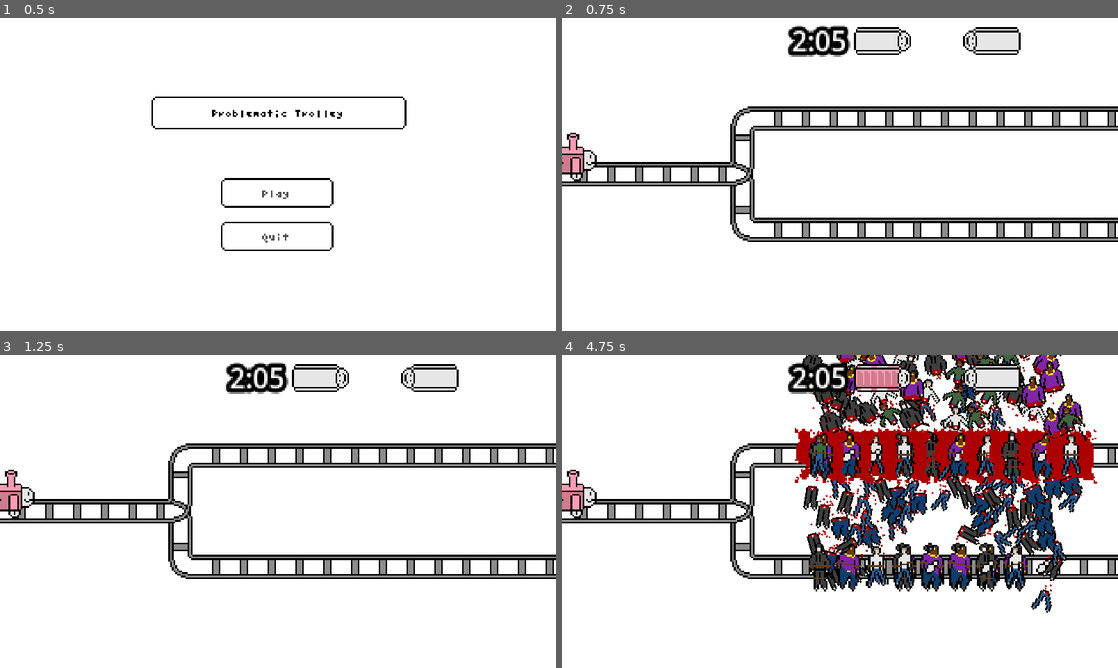
Above: before the commit, frames 1-4 (two rows, left to right).
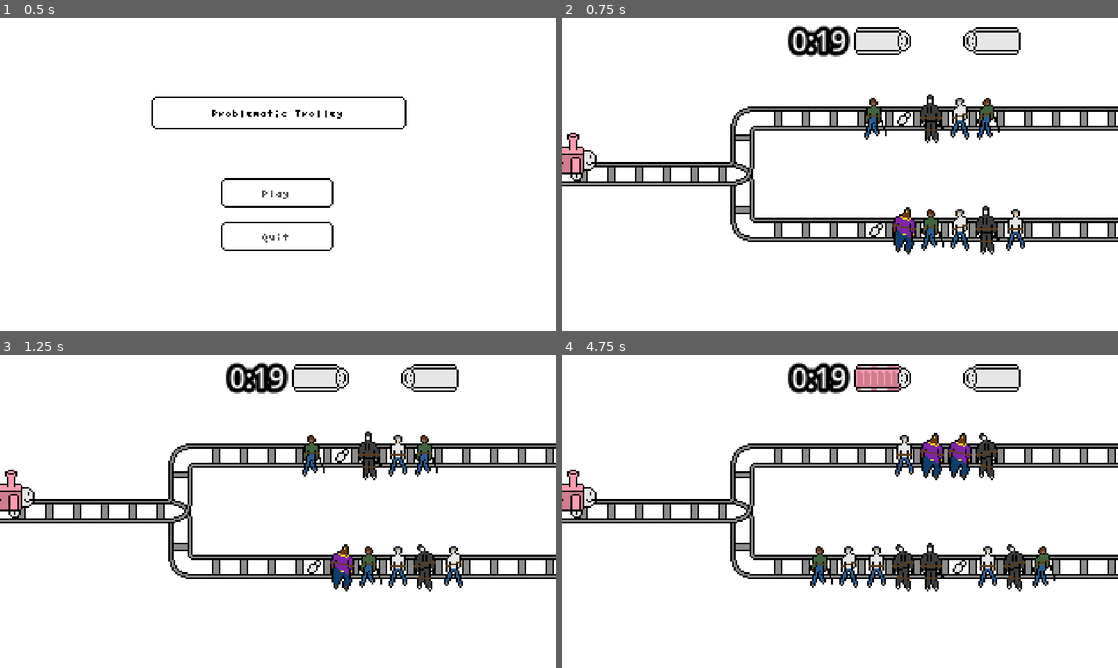
Above: after the commit, the same moments.

Repository: EnzoShoes/problematic-trolley
Game: Godot game, scene res://Scenes/Title Screen/Title Screen.tscn
The game is run twice, just before and just after one commit, with the same random seed, the same clock (stepped at 60 frames per second) and the same inputs.
Inputs:
- Up to frame 1 (0.5 s): no input
- Up to frame 2 (0.75 s): click "Play" at 0.5 s
- Up to frame 3 (1.25 s): no input
- Up to frame 4 (4.75 s): tap Enter (ui_accept) at 1.25, 1.35, 1.52, 1.82, 2.1, 2.27, 2.57, 2.85, 3.6, 3.77, 4.07, 4.35, 4.52 s; hold W (up) 1.28-2.03 s; hold S (down) 2.03-2.78 s; hold W (up) 2.78-4.28 s; hold S (down) from 4.28 s (still down)

Frame 1 is identical in both runs. In frame 2, 3.4% of the frame differs, in the area x 40-84%, y 2-76%; in frame 3, 3.4%; in frame 4, 24%, in the area x 40-97%, y 0-83%.

Commit message:
feat(main_scene) : added a loop, game now loops and timer is displayed and working

Diff:
--- a/test/Scenes/main_problem_scene.tscn
+++ b/test/Scenes/main_problem_scene.tscn
@@ -103,7 +103,7 @@
 [node name="spawn_bot_10" type="Node2D" parent="spawn_points/spawn_bot"]
 position = Vector2(133, 32)
 
-[node name="Gauges" parent="." instance=ExtResource("4_ka6ww")]
+[node name="UI" parent="." instance=ExtResource("4_ka6ww")]
 
 [node name="good_choice" type="Area2D" parent="."]
 position = Vector2(173, -32)
@@ -142,5 +142,10 @@
 [node name="Score_manager" type="Node" parent="."]
 script = ExtResource("7_f3hnr")
 
-[connection signal="area_entered" from="good_choice" to="Score_manager" method="_on_good_choice_area_entered"]
-[connection signal="area_exited" from="good_choice" to="Score_manager" method="_on_good_choice_area_exited"]
+[node name="time_to_solve" type="Timer" parent="."]
+wait_time = 20.0
+one_shot = true
+
+[connection signal="area_entered" from="good_choice" to="." method="_on_good_choice_area_entered"]
+[connection signal="area_entered" from="bad_choice" to="." method="_on_bad_choice_area_entered"]
+[connection signal="timeout" from="time_to_solve" to="." method="_on_time_to_solve_timeout"]
--- a/test/Scripts/main_problem_scene.gd
+++ b/test/Scripts/main_problem_scene.gd
@@ -1,4 +1,8 @@
 extends Node2D
+@onready var time_to_solve: Timer = $time_to_solve
+@onready var score_manager: Node = $Score_manager
+@onready var ui_manager: Control = $UI/Control
+
 
 var loaded_victims = {
 	"top": [],
@@ -6,16 +10,20 @@
 }
 # Called when the node enters the scene tree for the first time.
 func _ready() -> void:
-
+	load_next_choice()
 	pass # Replace with function body.
 
 # Called every frame. 'delta' is the elapsed time since the previous frame.
 func _process(delta: float) -> void:
-	if Input.is_action_just_pressed("ui_accept"):
-		spawn_victims(randi_range(2, 10), "top")
-		spawn_victims(randi_range(2, 10), "bot")
-	if Input.is_action_just_pressed("ui_cancel"):
-		free_victims(loaded_victims)
+	update_time_ui(int(time_to_solve.time_left))
+
+	#if Input.is_action_just_pressed("ui_accept"):
+		#spawn_victims(randi_range(2, 10), "top")
+		#spawn_victims(randi_range(2, 10), "bot")
+	#if Input.is_action_just_pressed("ui_cancel"):
+		#free_victims(loaded_victims)
+
+	print(str(calculate_winner()))
 
 func calculate_winner() -> String:
 	var top_score = 0
@@ -37,7 +45,40 @@
 			loaded_victims[vic_side].append(new_victim)
 
 func free_victims(victims: Dictionary):
-	for i in range(len(victims)):
-		victims[i].queue_free()
+	for i in victims["top"]:
+		i.queue_free()
+	for i in victims["bot"]:
+		i.queue_free()
 	victims["top"].clear()
 	victims["bot"].clear()
+
+func load_next_choice():
+	free_victims(loaded_victims)
+	spawn_victims(randi_range(2, 10), "top")
+	spawn_victims(randi_range(2, 10), "bot")
+	time_to_solve.start()
+	pass
+
+func bad_choice():
+	load_next_choice()
+	pass
+
+func good_choice():
+	load_next_choice()
+
+	pass
+
+func _on_time_to_solve_timeout() -> void:
+	bad_choice()
+
+func _on_good_choice_area_entered(area: Area2D) -> void:
+	if area.is_in_group("player"):
+		score_manager.add_score(1)
+		good_choice()
+
+func _on_bad_choice_area_entered(area: Area2D) -> void:
+	if area.is_in_group("player"):
+		bad_choice()
+
+func update_time_ui(time_left):
+	ui_manager.update_timer_label(time_left)
--- a/test/Scripts/progress_bars.gd
+++ b/test/Scripts/progress_bars.gd
@@ -12,14 +12,13 @@
 
 # Called every frame. 'delta' is the elapsed time since the previous frame.
 func _process(delta: float) -> void:
-	update_timer_label(125)
 	pass
 
 func update_progress_bar(trust_progress_value, freedom_progress_value):
 	trust_gauge.value = trust_progress_value
 	freedom_gauge.value = freedom_progress_value
 
-func update_timer_label(time_left):
+func update_timer_label(time_left:int):
 	var minutes:int = round((time_left - (time_left % 60)) / 60)
 	var seconds:int = time_left % 60
 	if seconds < 10:
--- a/test/Scripts/score_manager.gd
+++ b/test/Scripts/score_manager.gd
@@ -7,7 +7,7 @@
 var trust_score:int = 0
 var number_of_phases:int = 5 #number of problem during the monitored phase
 const win_requirement = 20 #number of freedom score you need to have in order to activate win sequence
-@onready var gauges: Control = $"../Gauges/Control"
+@onready var gauges: Control = $"../UI/Control"
 
 
 func _process(delta: float) -> void:
@@ -43,8 +43,3 @@
 func update_best_freedom_score():
 	if freedom_score > best_freedom_score:
 		best_freedom_score = freedom_score
-
-func _on_good_choice_area_entered(area: Area2D) -> void:
-	if area.is_in_group("player"):
-		add_score(1)
-		print(area)
